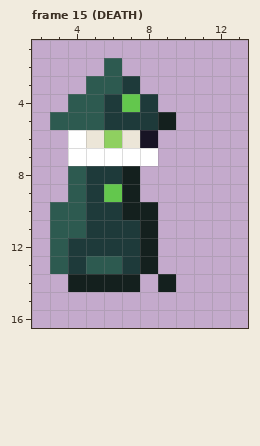
Pixel-art file, stored at assets/art/units/enemy/grave_caller/grave_caller.aseprite. Above is the file before it was changed.
18x18 pixels, 18 frames. Shown: frame 15 (DEATH): x 2..13, y 1..16. The old version is drawn lined up with the new one. The commit also changed other frames, which this record leaves out.
Once edited:
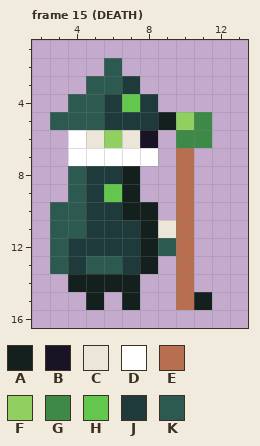
Palette (. is transparent): A #14201e  B #181425  C #ece6d8  D #ffffff  E #b86f50  F #8fd060  G #3e8948  H #63c74d  J #1e3a3a  K #2d5a50
What changed:
whole drawing moved by -1,-1 (the old picture is shown already moved)
--- frame 15 (DEATH)
@@ x 2..13 @@
  4 ..KKJHJ.....
- 5 .KKKJJJA....
- 6 ..DCFCB.....
- 7 ..DDDDD.....
- 8 ..KJJA......
- 9 ..KJHA......
-10 .KKJJAA.....
-11 .KKJJJA.....
-12 .KJJJJA.....
-13 .KJKKJA.....
-14 ..AAAA.A....
-15 ............
+ 5 .KKKJJJAFG..
+ 6 ..DCFCB.GG..
+ 7 ..DDDDD.E...
+ 8 ..KJJA..E...
+ 9 ..KJHA..E...
+10 .KKJJAA.E...
+11 .KKJJJACE...
+12 .KJJJJAKE...
+13 .KJKKJA.E...
+14 ..AAAA..E...
+15 ...A.A..EA..
 16 ............
Where, in picture pixels (left, top, right, bottom), the same in both pictures:
changed: (86, 112, 212, 310)
